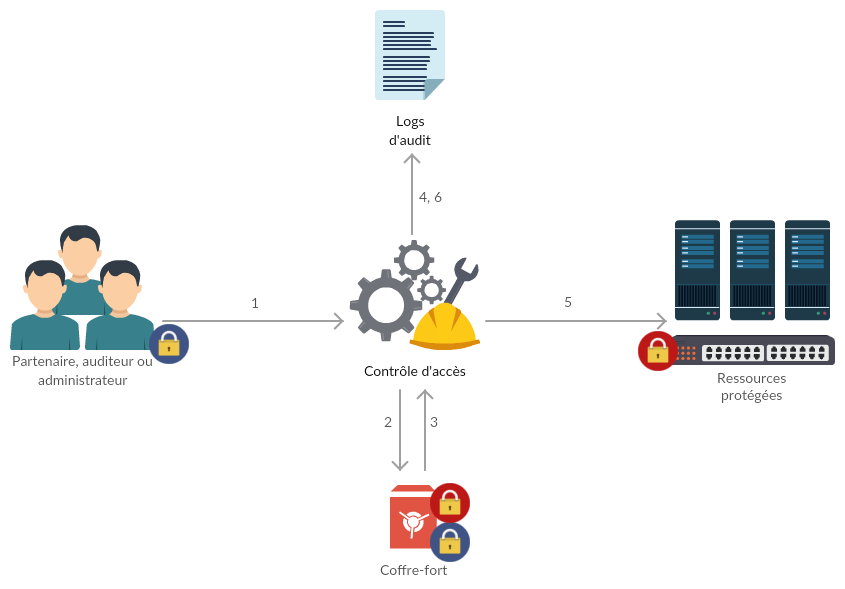
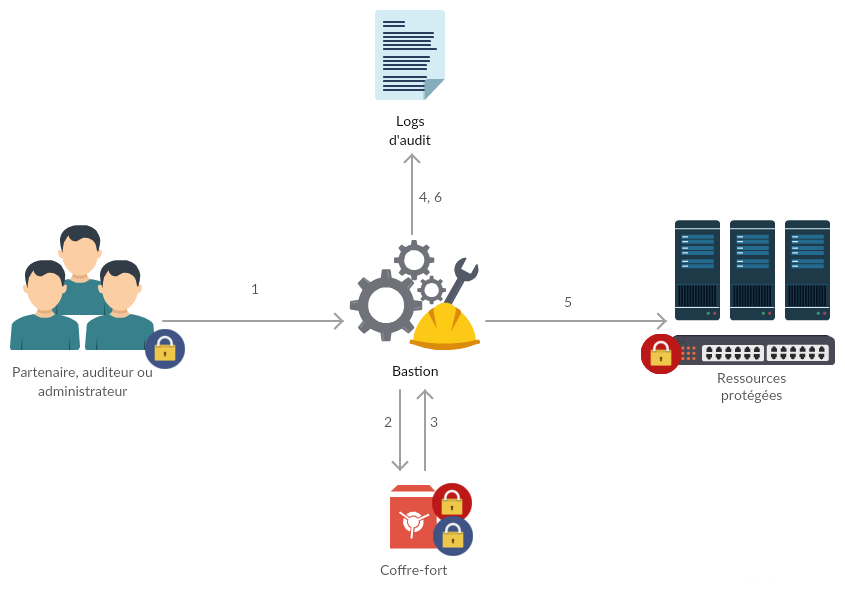
Layer changes from the first (845, 589) image to the second:
removed layer "Copie de lock-512_red.png" over [430, 483, 470, 523]
removed layer "lock-512_red.png" over [638, 331, 678, 371]
removed layer "Copie de lock-512_blue.png" over [430, 522, 470, 562]
removed layer "lock-512_blue.png" over [149, 324, 189, 364]
painted on "Schema_PAM.png" over [13, 284, 681, 562]
